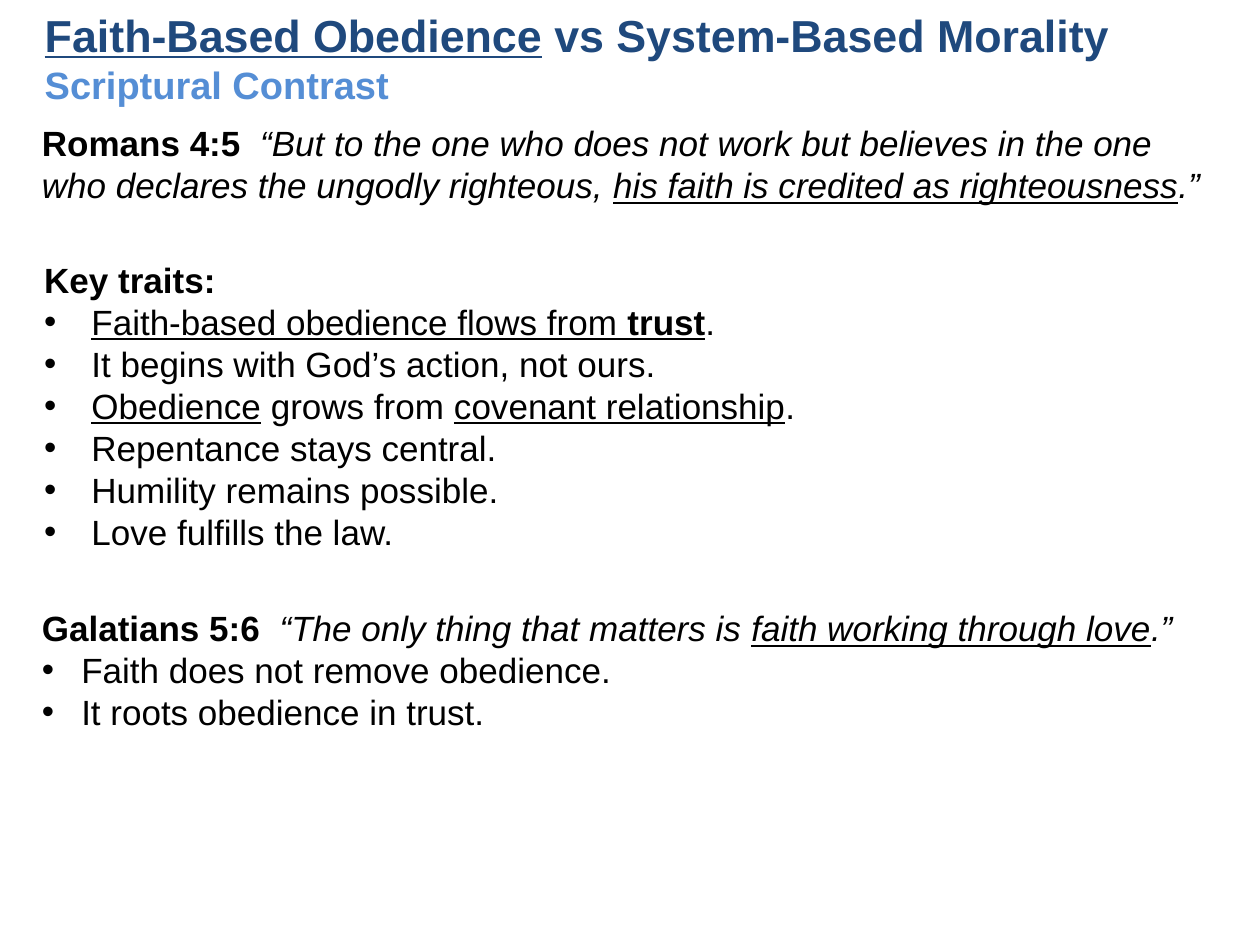
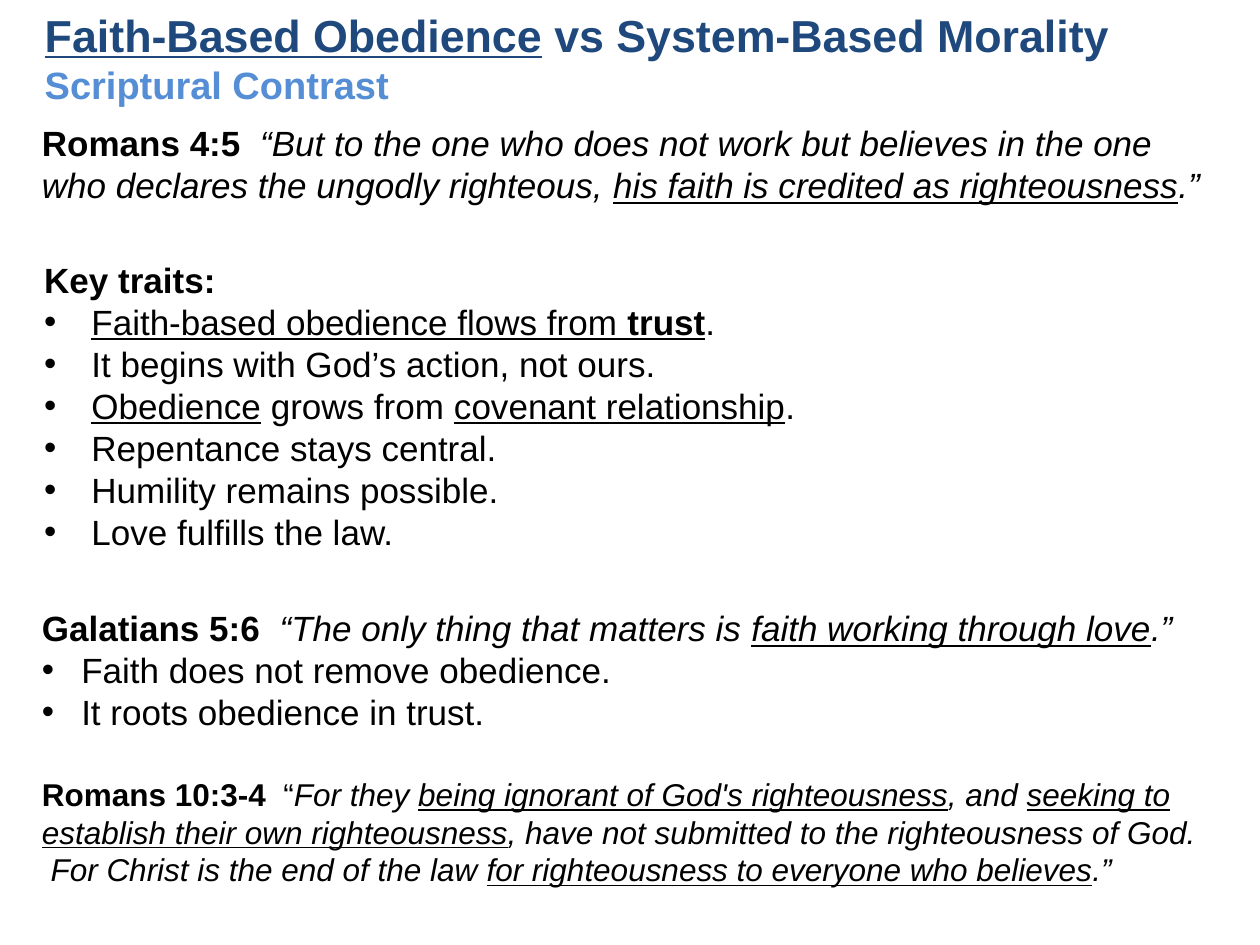
Before and after one commit to UsefulEngines/EvangelismPublic, a slide deck: slide 6 of 2026-Q1/Righteousness3/2026-01-18-Righteous-3.pptx. Drawn at 1260x945 pixels with LibreOffice and Linux fonts; fonts in the diff are those of the drawing. Boxes give left, top, right and bottom in pixels: in the first picture for what was removed or moved away, otherwise in the second. Text is boxed around its words. In the diff, an @@ line names an element or a change of style, - is before the commit and + after.

```diff
--- a/2026-Q1/Righteousness3/2026-01-18-Righteous-3.pptx
+++ b/2026-Q1/Righteousness3/2026-01-18-Righteous-3.pptx
@@ text at (42,783,1195,887): paragraph added @@
+Romans 10:3-4 “For they being ignorant of God's righteousness, and seeking to establish their own righteousness, have not submitted to the righteousness of God. For Christ is the end of the law for righteousness to everyone who believes.”
```
Also in this commit, not shown: 8 other slides changed, 1 slide removed, 1 other file.
